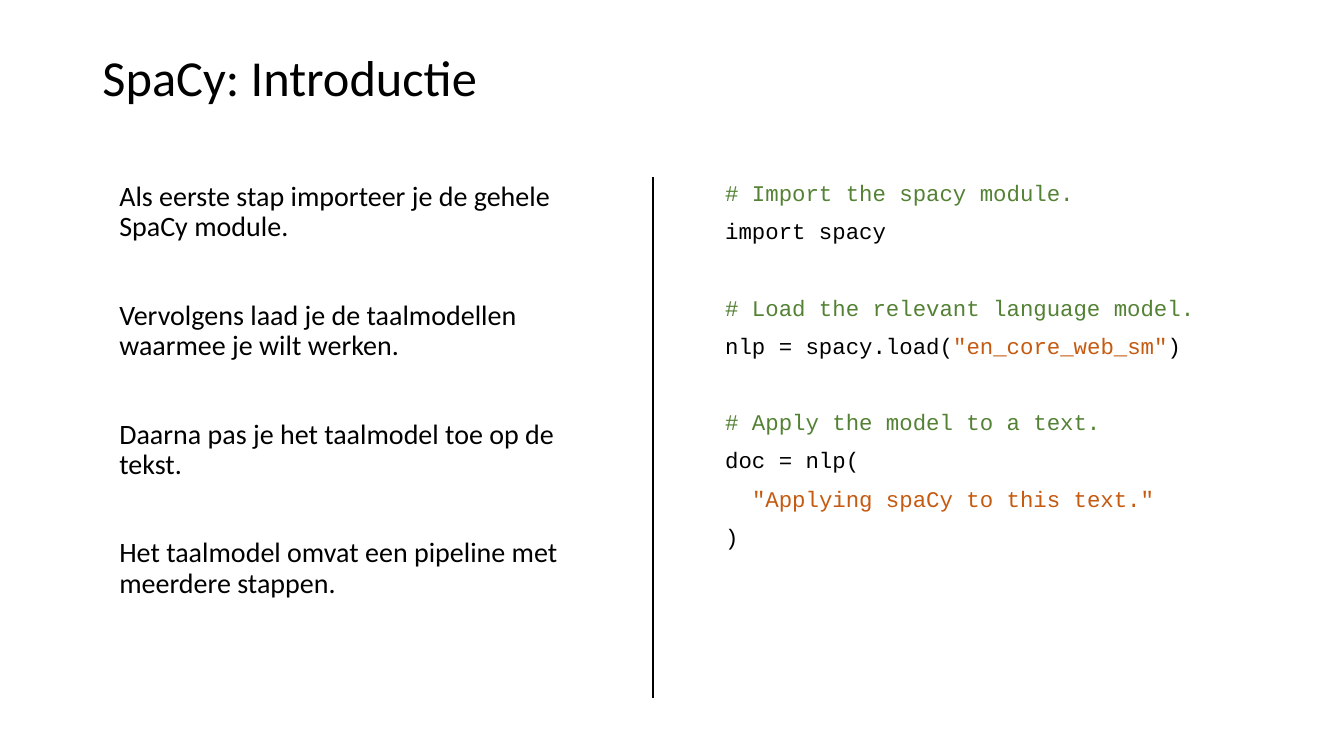
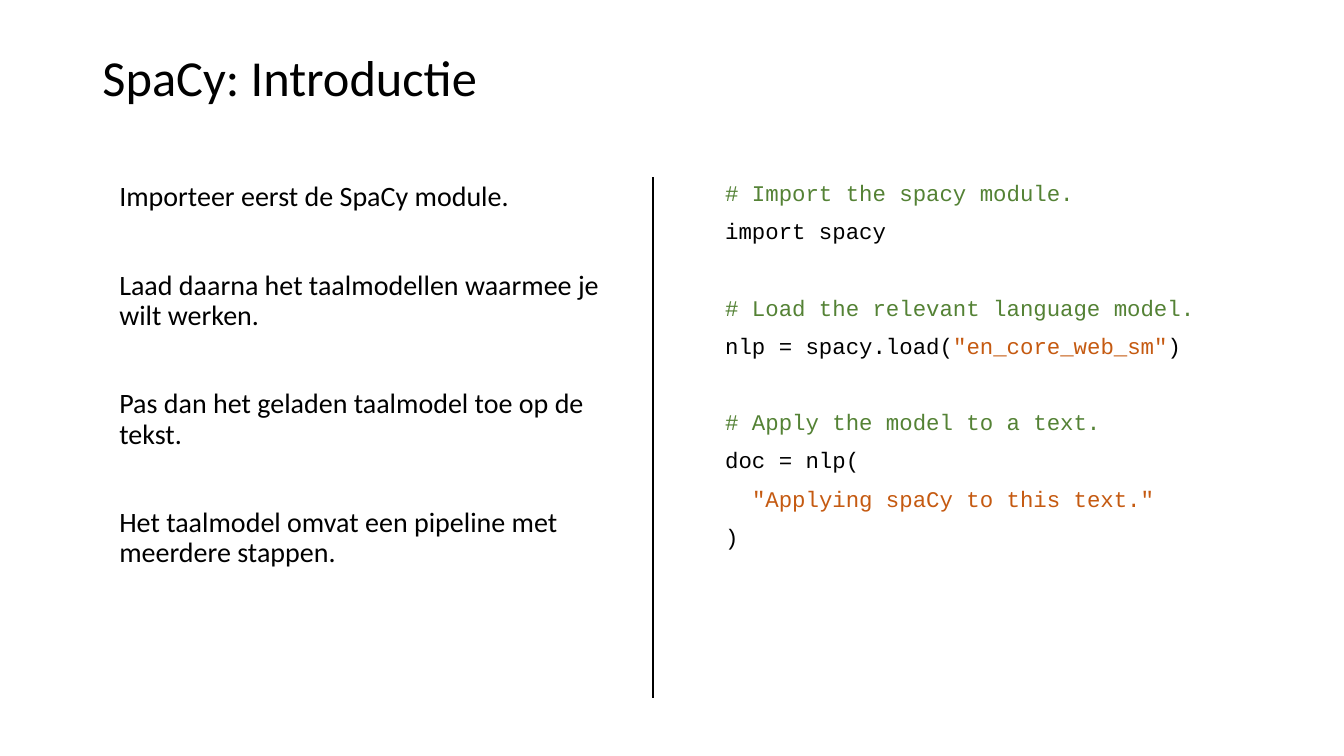
Before and after one commit to LFKoning/knowledge-sharing, a slide deck: slide 28 of python_trainees/5_nlp/python_traineeship_5.pptx. Drawn at 1344x756 pixels with LibreOffice and Linux fonts; fonts in the diff are those of the drawing. Boxes give left, top, right and bottom in pixels: in the first picture for what was removed or moved away, otherwise in the second. Text is boxed around its words. In the diff, an @@ line names an element or a change of style, - is before the commit and + after.

```diff
--- a/python_trainees/5_nlp/python_traineeship_5.pptx
+++ b/python_trainees/5_nlp/python_traineeship_5.pptx
@@ text at (119,186,599,445): text changed @@
-Als eerste stap importeer je de gehele SpaCy module.
-Vervolgens laad je de taalmodellen waarmee je wilt werken.
-Daarna pas je het taalmodel toe op de tekst.
+Importeer eerst de SpaCy module.
+Laad daarna het taalmodellen waarmee je wilt werken.
+Pas dan het geladen taalmodel toe op de tekst.
```
Also in this commit, not shown: 8 other slides changed, 2 slides added, 11 other files.
